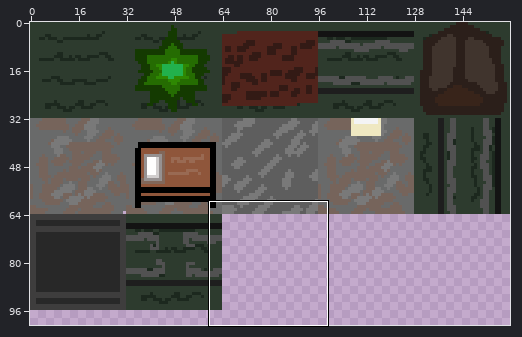
Sprite sheet -- static/map-sprite.png. Above: a wide view before the commit, with the close-up outlined.
Close-up. Earlier state:
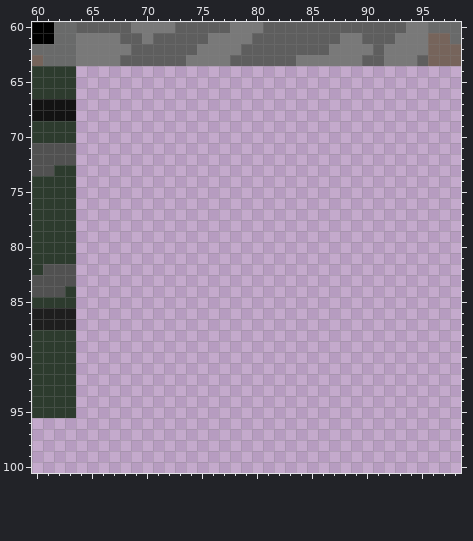
The file is 160x128 pixels. Colours within 5 levels of each other are drawn and written as one. Shown: x 60..98, y 60..100. The wide view leaves out empty margins.
Now the later version:
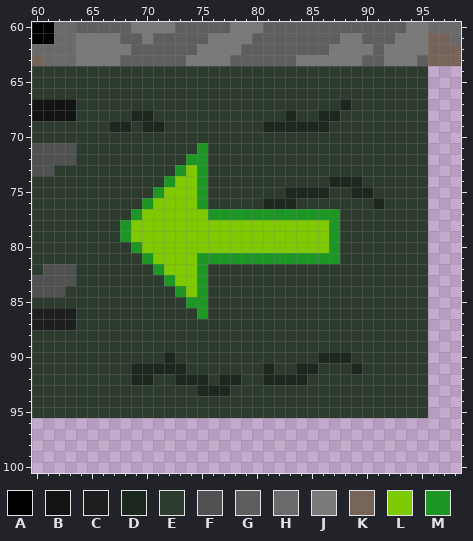
Palette (. is transparent): A #000000  B #131313  C #1e1e1e  D #1c281e  E #2d3b2e  F #515151  G #5e5e5e  H #696a6a  J #797979  K #76645b  L #7fc900  M #1d9626
The edit:
There is now colour D in row 67 at x 88; in row 68 at x 69 to 70, 83 and 86 to 87; in row 69 at x 67 to 68, 70 to 71 and 81 to 86; in row 74 at x 87 to 89; in row 75 at x 83 to 86 and 89 to 90; in row 76 at x 81 to 83 and 91.
There is now colour D in row 90 at x 72 and 86 to 88; in row 91 at x 69 to 73, 81, 84 to 85 and 89; in row 92 at x 69 to 70, 73 to 75, 77 to 78 and 81 to 84; in row 93 at x 75 to 77.
There is now colour E in rows 64 to 66 at x 64 to 95; in row 67 at x 64 to 87 and 89 to 95; in row 68 at x 64 to 68, 71 to 82, 84 to 85 and 88 to 95; in row 69 at x 64 to 66, 69, 72 to 80 and 87 to 95; in row 70 at x 64 to 95; in row 71 at x 64 to 74 and 76 to 95.
There is now colour E in row 72 at x 64 to 73 and 76 to 95; in row 73 at x 64 to 72 and 76 to 95; in row 74 at x 64 to 71, 76 to 86 and 90 to 95; in row 75 at x 64 to 70, 76 to 82, 87 to 88 and 91 to 95; in row 76 at x 64 to 69, 76 to 80, 84 to 90 and 92 to 95; in row 77 at x 64 to 68 and 88 to 95.
There is now colour E in rows 78 to 79 at x 64 to 67 and 88 to 95; in row 80 at x 64 to 68 and 88 to 95; in row 81 at x 64 to 69 and 88 to 95; in row 82 at x 64 to 70 and 76 to 95; in row 83 at x 64 to 71 and 76 to 95; in row 84 at x 64 to 72 and 76 to 95.
There is now colour E in row 85 at x 64 to 73 and 76 to 95; in row 86 at x 64 to 74 and 76 to 95; in rows 87 to 89 at x 64 to 95; in row 90 at x 64 to 71, 73 to 85 and 89 to 95; in row 91 at x 64 to 68, 74 to 80, 82 to 83, 86 to 88 and 90 to 95; in row 92 at x 64 to 68, 71 to 72, 76, 79 to 80 and 85 to 95.
There is now colour E in row 93 at x 64 to 74 and 78 to 95; in rows 94 to 95 at x 64 to 95.
There is now colour L in row 73 at x 74; in row 74 at x 73 to 74; in row 75 at x 72 to 74; in row 76 at x 71 to 74; in row 77 at x 70 to 75; in rows 78 to 79 at x 69 to 86.
There is now colour L in row 80 at x 70 to 86; in row 81 at x 71 to 74; in row 82 at x 72 to 74; in row 83 at x 73 to 74; in row 84 at x 74.
There is now colour M in row 71 at x 75; in row 72 at x 74 to 75; in row 73 at x 73 and 75; in row 74 at x 72 and 75; in row 75 at x 71 and 75; in row 76 at x 70 and 75.
There is now colour M in row 77 at x 69 and 76 to 87; in rows 78 to 79 at x 68 and 87; in row 80 at x 69 and 87; in row 81 at x 70 and 75 to 87; in row 82 at x 71 and 75; in row 83 at x 72 and 75.
There is now colour M in row 84 at x 73 and 75; in row 85 at x 74 to 75; in row 86 at x 75.
